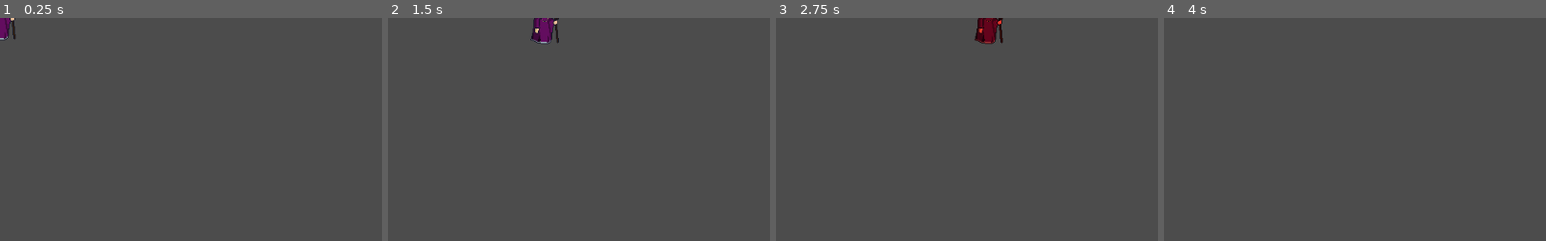
Above: before the commit, frames 1-4 (left to right).
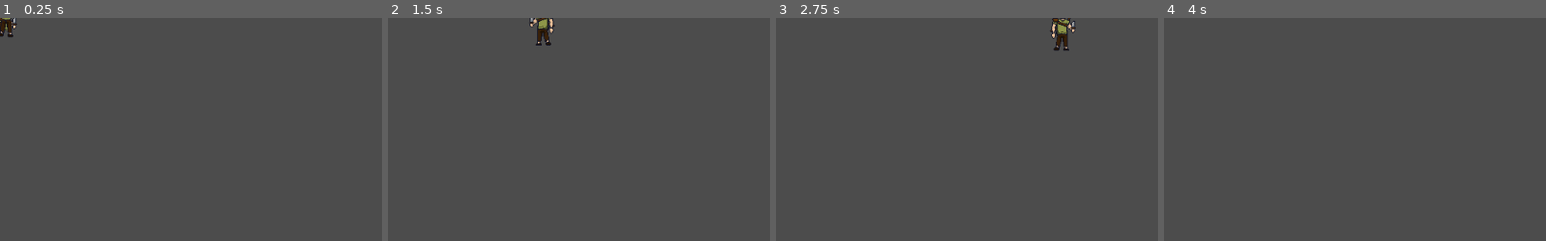
Above: after the commit, the same moments.

Repository: QuinD3cim/WeekGameJam
Game: Godot game, scene res://Scenes/Characters/Hero.tscn
The game is run twice, just before and just after one commit, with the same random seed, the same clock (stepped at 60 frames per second) and the same inputs. The project has no main scene, so this scene is started directly.
Inputs:
- Up to frame 1 (0.25 s): no input
- Up to frame 2 (1.5 s): tap Enter at 0.5 s; hold D (move_right) 0.53-1.28 s; hold L (roll) 0.53-1.28 s; hold S (move_down) from 1.28 s (still down); tap J (melee_attack) at 1.35 s
- Up to frame 3 (2.75 s): tap L (roll) at 1.55 s; release S (move_down) at 2.03 s; hold D (move_right) from 2.03 s (still down); hold L (roll) from 2.03 s (still down)
- Up to frame 4 (4 s): release D (move_right) at 2.78 s; release L (roll) at 2.78 s; hold W (move_up) 2.78-3.53 s; tap L (roll) at 2.85, 3.8 s; tap Space at 3.5 s; hold A (move_left) from 3.53 s (still down); hold J (melee_attack) from 3.53 s (still down)
The pictures show only the part of the screen within x 0-50%, y 0-50%; the shares and areas given below are measured in that part.

The runs differ from the first frame. In frame 1, 0.4% of the frame differs, in the area x 0-5%, y 0-10%; in frame 2, 0.7%; in frame 3, 1.3%, in the area x 52-79%, y 0-15%; in frame 4, nothing differs.

Commit message:
Animations set :coffin:

Diff:
--- a/Godot/Scenes/Characters/Hero.tscn
+++ b/Godot/Scenes/Characters/Hero.tscn
@@ -1,6 +1,6 @@
-[gd_scene load_steps=38 format=2]
-
-[ext_resource path="res://Art/CharSprites/Granny.png" type="Texture" id=1]
+[gd_scene load_steps=44 format=2]
+
+[ext_resource path="res://Art/Archer.png" type="Texture" id=1]
 [ext_resource path="res://Script/Characters/Hero.gd" type="Script" id=2]
 
 [sub_resource type="CapsuleShape2D" id=2]
@@ -9,6 +9,7 @@
 
 [sub_resource type="Animation" id=4]
 resource_name = "Attack_down"
+length = 0.6
 tracks/0/type = "value"
 tracks/0/path = NodePath("HitboxPivot:rotation_degrees")
 tracks/0/interp = 1
@@ -28,10 +29,10 @@
 tracks/1/imported = false
 tracks/1/enabled = true
 tracks/1/keys = {
-"times": PoolRealArray( 0.1, 0.9 ),
-"transitions": PoolRealArray( 1, 1 ),
-"update": 1,
-"values": [ false, true ]
+"times": PoolRealArray( 0, 0.1, 0.5 ),
+"transitions": PoolRealArray( 1, 1, 1 ),
+"update": 1,
+"values": [ true, false, true ]
 }
 tracks/2/type = "method"
 tracks/2/path = NodePath(".")
@@ -40,16 +41,53 @@
 tracks/2/imported = false
 tracks/2/enabled = true
 tracks/2/keys = {
-"times": PoolRealArray( 1 ),
+"times": PoolRealArray( 0.6 ),
 "transitions": PoolRealArray( 1 ),
 "values": [ {
 "args": [  ],
 "method": "animation_finished"
 } ]
 }
+tracks/3/type = "value"
+tracks/3/path = NodePath("Sprite:flip_h")
+tracks/3/interp = 1
+tracks/3/loop_wrap = true
+tracks/3/imported = false
+tracks/3/enabled = true
+tracks/3/keys = {
+"times": PoolRealArray( 0 ),
+"transitions": PoolRealArray( 1 ),
+"update": 1,
+"values": [ true ]
+}
+tracks/4/type = "value"
+tracks/4/path = NodePath("Sprite:position")
+tracks/4/interp = 1
+tracks/4/loop_wrap = true
+tracks/4/imported = false
+tracks/4/enabled = true
+tracks/4/keys = {
+"times": PoolRealArray( 0 ),
+"transitions": PoolRealArray( 1 ),
+"update": 0,
+"values": [ Vector2( -5, 0 ) ]
+}
+tracks/5/type = "value"
+tracks/5/path = NodePath("Sprite:frame")
+tracks/5/interp = 1
+tracks/5/loop_wrap = true
+tracks/5/imported = false
+tracks/5/enabled = true
+tracks/5/keys = {
+"times": PoolRealArray( 0, 0.1, 0.2, 0.3, 0.4, 0.5, 0.6 ),
+"transitions": PoolRealArray( 1, 1, 1, 1, 1, 1, 1 ),
+"update": 1,
+"values": [ 8, 9, 10, 11, 12, 9, 8 ]
+}
 
 [sub_resource type="Animation" id=5]
 resource_name = "Attack_left"
+length = 0.6
 tracks/0/type = "value"
 tracks/0/path = NodePath("HitboxPivot:rotation_degrees")
 tracks/0/interp = 1
@@ -69,10 +107,10 @@
 tracks/1/imported = false
 tracks/1/enabled = true
 tracks/1/keys = {
-"times": PoolRealArray( 0.1, 0.9 ),
-"transitions": PoolRealArray( 1, 1 ),
-"update": 1,
-"values": [ false, true ]
+"times": PoolRealArray( 0, 0.1, 0.5 ),
+"transitions": PoolRealArray( 1, 1, 1 ),
+"update": 1,
+"values": [ true, false, true ]
 }
 tracks/2/type = "method"
 tracks/2/path = NodePath(".")
@@ -81,16 +119,53 @@
 tracks/2/imported = false
 tracks/2/enabled = true
 tracks/2/keys = {
-"times": PoolRealArray( 1 ),
+"times": PoolRealArray( 0.6 ),
 "transitions": PoolRealArray( 1 ),
 "values": [ {
 "args": [  ],
 "method": "animation_finished"
 } ]
 }
+tracks/3/type = "value"
+tracks/3/path = NodePath("Sprite:position")
+tracks/3/interp = 1
+tracks/3/loop_wrap = true
+tracks/3/imported = false
+tracks/3/enabled = true
+tracks/3/keys = {
+"times": PoolRealArray( 0 ),
+"transitions": PoolRealArray( 1 ),
+"update": 0,
+"values": [ Vector2( -5, 0 ) ]
+}
+tracks/4/type = "value"
+tracks/4/path = NodePath("Sprite:flip_h")
+tracks/4/interp = 1
+tracks/4/loop_wrap = true
+tracks/4/imported = false
+tracks/4/enabled = true
+tracks/4/keys = {
+"times": PoolRealArray( 0 ),
+"transitions": PoolRealArray( 1 ),
+"update": 1,
+"values": [ true ]
+}
+tracks/5/type = "value"
+tracks/5/path = NodePath("Sprite:frame")
+tracks/5/interp = 1
+tracks/5/loop_wrap = true
+tracks/5/imported = false
+tracks/5/enabled = true
+tracks/5/keys = {
+"times": PoolRealArray( 0, 0.1, 0.2, 0.3, 0.4, 0.5, 0.6 ),
+"transitions": PoolRealArray( 1, 1, 1, 1, 1, 1, 1 ),
+"update": 1,
+"values": [ 8, 9, 10, 11, 12, 9, 8 ]
+}
 
 [sub_resource type="Animation" id=6]
 resource_name = "Attack_right"
+loop = true
 tracks/0/type = "value"
 tracks/0/path = NodePath("HitboxPivot:rotation_degrees")
 tracks/0/interp = 1
@@ -110,10 +185,10 @@
 tracks/1/imported = false
 tracks/1/enabled = true
 tracks/1/keys = {
-"times": PoolRealArray( 0.1, 0.9 ),
-"transitions": PoolRealArray( 1, 1 ),
-"update": 1,
-"values": [ false, true ]
+"times": PoolRealArray( 0, 0.1, 0.5 ),
+"transitions": PoolRealArray( 1, 1, 1 ),
+"update": 1,
+"values": [ true, false, true ]
 }
 tracks/2/type = "method"
 tracks/2/path = NodePath(".")
@@ -122,16 +197,53 @@
 tracks/2/imported = false
 tracks/2/enabled = true
 tracks/2/keys = {
-"times": PoolRealArray( 1 ),
+"times": PoolRealArray( 0.6 ),
 "transitions": PoolRealArray( 1 ),
 "values": [ {
 "args": [  ],
 "method": "animation_finished"
 } ]
 }
+tracks/3/type = "value"
+tracks/3/path = NodePath("Sprite:position")
+tracks/3/interp = 1
+tracks/3/loop_wrap = true
+tracks/3/imported = false
+tracks/3/enabled = true
+tracks/3/keys = {
+"times": PoolRealArray( 0 ),
+"transitions": PoolRealArray( 1 ),
+"update": 0,
+"values": [ Vector2( 5, 0 ) ]
+}
+tracks/4/type = "value"
+tracks/4/path = NodePath("Sprite:frame")
+tracks/4/interp = 1
+tracks/4/loop_wrap = true
+tracks/4/imported = false
+tracks/4/enabled = true
+tracks/4/keys = {
+"times": PoolRealArray( 0, 0.1, 0.2, 0.3, 0.4, 0.5, 0.6 ),
+"transitions": PoolRealArray( 1, 1, 1, 1, 1, 1, 1 ),
+"update": 1,
+"values": [ 8, 9, 10, 11, 12, 9, 8 ]
+}
+tracks/5/type = "value"
+tracks/5/path = NodePath("Sprite:flip_h")
+tracks/5/interp = 1
+tracks/5/loop_wrap = true
+tracks/5/imported = false
+tracks/5/enabled = true
+tracks/5/keys = {
+"times": PoolRealArray( 0 ),
+"transitions": PoolRealArray( 1 ),
+"update": 1,
+"values": [ false ]
+}
 
 [sub_resource type="Animation" id=7]
 resource_name = "Attack_up"
+length = 0.6
 tracks/0/type = "value"
 tracks/0/path = NodePath("HitboxPivot:rotation_degrees")
 tracks/0/interp = 1
@@ -151,10 +263,10 @@
 tracks/1/imported = false
 tracks/1/enabled = true
 tracks/1/keys = {
-"times": PoolRealArray( 0.1, 0.9 ),
-"transitions": PoolRealArray( 1, 1 ),
-"update": 1,
-"values": [ false, true ]
+"times": PoolRealArray( 0, 0.1, 0.5 ),
+"transitions": PoolRealArray( 1, 1, 1 ),
+"update": 1,
+"values": [ true, false, true ]
 }
 tracks/2/type = "method"
 tracks/2/path = NodePath(".")
@@ -163,17 +275,54 @@
 tracks/2/imported = false
 tracks/2/enabled = true
 tracks/2/keys = {
-"times": PoolRealArray( 1 ),
+"times": PoolRealArray( 0.6 ),
 "transitions": PoolRealArray( 1 ),
 "values": [ {
 "args": [  ],
 "method": "animation_finished"
 } ]
 }
+tracks/3/type = "value"
+tracks/3/path = NodePath("Sprite:position")
+tracks/3/interp = 1
+tracks/3/loop_wrap = true
+tracks/3/imported = false
+tracks/3/enabled = true
+tracks/3/keys = {
+"times": PoolRealArray( 0 ),
+"transitions": PoolRealArray( 1 ),
+"update": 0,
+"values": [ Vector2( 5, 0 ) ]
+}
+tracks/4/type = "value"
+tracks/4/path = NodePath("Sprite:flip_h")
+tracks/4/interp = 1
+tracks/4/loop_wrap = true
+tracks/4/imported = false
+tracks/4/enabled = true
+tracks/4/keys = {
+"times": PoolRealArray( 0 ),
+"transitions": PoolRealArray( 1 ),
+"update": 1,
+"values": [ false ]
+}
+tracks/5/type = "value"
+tracks/5/path = NodePath("Sprite:frame")
+tracks/5/interp = 1
+tracks/5/loop_wrap = true
+tracks/5/imported = false
+tracks/5/enabled = true
+tracks/5/keys = {
+"times": PoolRealArray( 0, 0.1, 0.2, 0.3, 0.4, 0.5, 0.6 ),
+"transitions": PoolRealArray( 1, 1, 1, 1, 1, 1, 1 ),
+"update": 1,
+"values": [ 8, 9, 10, 11, 12, 9, 13 ]
+}
 
 [sub_resource type="Animation" id=11]
 resource_name = "Idle_left"
-length = 0.001
+length = 0.1
+loop = true
 tracks/0/type = "value"
 tracks/0/path = NodePath("Sprite:rotation_degrees")
 tracks/0/interp = 1
@@ -196,12 +345,37 @@
 "times": PoolRealArray( 0 ),
 "transitions": PoolRealArray( 1 ),
 "update": 1,
-"values": [ false ]
+"values": [ true ]
+}
+tracks/2/type = "value"
+tracks/2/path = NodePath("Sprite:position")
+tracks/2/interp = 1
+tracks/2/loop_wrap = true
+tracks/2/imported = false
+tracks/2/enabled = true
+tracks/2/keys = {
+"times": PoolRealArray( 0 ),
+"transitions": PoolRealArray( 1 ),
+"update": 0,
+"values": [ Vector2( -5, 0 ) ]
+}
+tracks/3/type = "value"
+tracks/3/path = NodePath("HitboxPivot/Sword/SwordAttack:disabled")
+tracks/3/interp = 1
+tracks/3/loop_wrap = true
+tracks/3/imported = false
+tracks/3/enabled = true
+tracks/3/keys = {
+"times": PoolRealArray( 0 ),
+"transitions": PoolRealArray( 1 ),
+"update": 1,
+"values": [ true ]
 }
 
 [sub_resource type="Animation" id=26]
 resource_name = "Idle_right"
-length = 0.001
+length = 0.1
+loop = true
 tracks/0/type = "value"
 tracks/0/path = NodePath("Sprite:rotation_degrees")
 tracks/0/interp = 1
@@ -221,6 +395,30 @@
 tracks/1/imported = false
 tracks/1/enabled = true
 tracks/1/keys = {
+"times": PoolRealArray( 0 ),
+"transitions": PoolRealArray( 1 ),
+"update": 1,
+"values": [ false ]
+}
+tracks/2/type = "value"
+tracks/2/path = NodePath("Sprite:position")
+tracks/2/interp = 1
+tracks/2/loop_wrap = true
+tracks/2/imported = false
+tracks/2/enabled = true
+tracks/2/keys = {
+"times": PoolRealArray( 0 ),
+"transitions": PoolRealArray( 1 ),
+"update": 0,
+"values": [ Vector2( 5, 0 ) ]
+}
+tracks/3/type = "value"
+tracks/3/path = NodePath("HitboxPivot/Sword/SwordAttack:disabled")
+tracks/3/interp = 1
+tracks/3/loop_wrap = true
+tracks/3/imported = false
+tracks/3/enabled = true
+tracks/3/keys = {
 "times": PoolRealArray( 0 ),
 "transitions": PoolRealArray( 1 ),
 "update": 1,
@@ -253,7 +451,31 @@
 "times": PoolRealArray( 0 ),
 "transitions": PoolRealArray( 1 ),
 "update": 1,
-"values": [ false ]
+"values": [ true ]
+}
+tracks/2/type = "value"
+tracks/2/path = NodePath("Sprite:position")
+tracks/2/interp = 1
+tracks/2/loop_wrap = true
+tracks/2/imported = false
+tracks/2/enabled = true
+tracks/2/keys = {
+"times": PoolRealArray( 0 ),
+"transitions": PoolRealArray( 1 ),
+"update": 0,
+"values": [ Vector2( -5, 0 ) ]
+}
+tracks/3/type = "value"
+tracks/3/path = NodePath("HitboxPivot/Sword/SwordAttack:disabled")
+tracks/3/interp = 1
+tracks/3/loop_wrap = true
+tracks/3/imported = false
+tracks/3/enabled = true
+tracks/3/keys = {
+"times": PoolRealArray( 0 ),
+"transitions": PoolRealArray( 1 ),
+"update": 1,
+"values": [ true ]
 }
 
 [sub_resource type="Animation" id=27]
@@ -279,6 +501,30 @@
 tracks/1/imported = false
 tracks/1/enabled = true
 tracks/1/keys = {
+"times": PoolRealArray( 0 ),
+"transitions": PoolRealArray( 1 ),
+"update": 1,
+"values": [ false ]
+}
+tracks/2/type = "value"
+tracks/2/path = NodePath("Sprite:position")
+tracks/2/interp = 1
+tracks/2/loop_wrap = true
+tracks/2/imported = false
+tracks/2/enabled = true
+tracks/2/keys = {
+"times": PoolRealArray( 0 ),
+"transitions": PoolRealArray( 1 ),
+"update": 0,
+"values": [ Vector2( 5, 0 ) ]
+}
+tracks/3/type = "value"
+tracks/3/path = NodePath("HitboxPivot/Sword/SwordAttack:disabled")
+tracks/3/interp = 1
+tracks/3/loop_wrap = true
+tracks/3/imported = false
+tracks/3/enabled = true
+tracks/3/keys = {
 "times": PoolRealArray( 0 ),
 "transitions": PoolRealArray( 1 ),
 "update": 1,
@@ -359,10 +605,35 @@
 "update": 0,
 "values": [ true ]
 }
+tracks/6/type = "value"
+tracks/6/path = NodePath("Sprite:position")
+tracks/6/interp = 1
+tracks/6/loop_wrap = true
+tracks/6/imported = false
+tracks/6/enabled = true
+tracks/6/keys = {
+"times": PoolRealArray( 0 ),
+"transitions": PoolRealArray( 1 ),
+"update": 0,
+"values": [ Vector2( -10, 0 ) ]
+}
+tracks/7/type = "value"
+tracks/7/path = NodePath("Sprite:frame")
+tracks/7/interp = 1
+tracks/7/loop_wrap = true
+tracks/7/imported = false
+tracks/7/enabled = true
+tracks/7/keys = {
+"times": PoolRealArray( 0 ),
+"transitions": PoolRealArray( 1 ),
+"update": 0,
+"values": [ 16 ]
+}
 
 [sub_resource type="Animation" id=25]
 resource_name = "Roll_left"
 length = 0.7
+step = 0.07
 tracks/0/type = "value"
 tracks/0/path = NodePath("HitboxPivot/Sword/SwordAttack:disabled")
 tracks/0/interp = 1
@@ -423,12 +694,37 @@
 "times": PoolRealArray( 0 ),
 "transitions": PoolRealArray( 1 ),
 "update": 1,
-"values": [ false ]
-}
-
-[sub_resource type="Animation" id=28]
+"values": [ true ]
+}
+tracks/5/type = "value"
+tracks/5/path = NodePath("Sprite:position")
+tracks/5/interp = 1
+tracks/5/loop_wrap = true
+tracks/5/imported = false
+tracks/5/enabled = true
+tracks/5/keys = {
+"times": PoolRealArray( 0, 0.07, 0.63, 0.7 ),
+"transitions": PoolRealArray( 1, 1, 1, 1 ),
+"update": 0,
+"values": [ Vector2( -5, 0 ), Vector2( 0, 6 ), Vector2( 0, 6 ), Vector2( -5, 0 ) ]
+}
+tracks/6/type = "value"
+tracks/6/path = NodePath("Sprite:frame")
+tracks/6/interp = 1
+tracks/6/loop_wrap = true
+tracks/6/imported = false
+tracks/6/enabled = true
+tracks/6/keys = {
+"times": PoolRealArray( 0, 0.07, 0.14, 0.21, 0.28, 0.35, 0.42, 0.49, 0.56, 0.63 ),
+"transitions": PoolRealArray( 1, 1, 1, 1, 1, 1, 1, 1, 1, 1 ),
+"update": 1,
+"values": [ 15, 16, 17, 18, 19, 20, 21, 22, 23, 15 ]
+}
+
+[sub_resource type="Animation" id=65]
 resource_name = "Roll_right"
 length = 0.7
+step = 0.07
 tracks/0/type = "value"
 tracks/0/path = NodePath("HitboxPivot/Sword/SwordAttack:disabled")
 tracks/0/interp = 1
@@ -489,7 +785,31 @@
 "times": PoolRealArray( 0 ),
 "transitions": PoolRealArray( 1 ),
 "update": 1,
-"values": [ true ]
+"values": [ false ]
+}
+tracks/5/type = "value"
+tracks/5/path = NodePath("Sprite:position")
+tracks/5/interp = 1
+tracks/5/loop_wrap = true
+tracks/5/imported = false
+tracks/5/enabled = true
+tracks/5/keys = {
+"times": PoolRealArray( 0, 0.07, 0.63, 0.7 ),
+"transitions": PoolRealArray( 1, 1, 1, 1 ),
+"update": 0,
+"values": [ Vector2( 5, 0 ), Vector2( 0, 6 ), Vector2( 0, 6 ), Vector2( 5, 0 ) ]
+}
+tracks/6/type = "value"
+tracks/6/path = NodePath("Sprite:frame")
+tracks/6/interp = 1
+tracks/6/loop_wrap = true
+tracks/6/imported = false
+tracks/6/enabled = true
+tracks/6/keys = {
+"times": PoolRealArray( 0, 0.07, 0.14, 0.21, 0.28, 0.35, 0.42, 0.49, 0.56, 0.63 ),
+"transitions": PoolRealArray( 1, 1, 1, 1, 1, 1, 1, 1, 1, 1 ),
+"update": 1,
+"values": [ 15, 16, 17, 18, 19, 20, 21, 22, 23, 15 ]
 }
 
 [sub_resource type="AnimationNodeAnimation" id=13]
@@ -515,67 +835,100 @@
 blend_point_3/pos = Vector2( 0, -1 )
 blend_mode = 1
 
-[sub_resource type="AnimationNodeAnimation" id=29]
+[sub_resource type="AnimationNodeAnimation" id=50]
 animation = "Idle_left"
 
-[sub_resource type="AnimationNodeAnimation" id=30]
+[sub_resource type="AnimationNodeAnimation" id=51]
 animation = "Idle_right"
 
-[sub_resource type="AnimationNodeBlendSpace1D" id=31]
-blend_point_0/node = SubResource( 29 )
-blend_point_0/pos = -1.0
-blend_point_1/node = SubResource( 30 )
-blend_point_1/pos = 1.0
-
-[sub_resource type="AnimationNodeAnimation" id=32]
+[sub_resource type="AnimationNodeAnimation" id=52]
+animation = "Idle_right"
+
+[sub_resource type="AnimationNodeAnimation" id=53]
+animation = "Idle_left"
+
+[sub_resource type="AnimationNodeBlendSpace2D" id=54]
+blend_point_0/node = SubResource( 50 )
+blend_point_0/pos = Vector2( -1, 0 )
+blend_point_1/node = SubResource( 51 )
+blend_point_1/pos = Vector2( 0, 1 )
+blend_point_2/node = SubResource( 52 )
+blend_point_2/pos = Vector2( 1, 0 )
+blend_point_3/node = SubResource( 53 )
+blend_point_3/pos = Vector2( 0, -1 )
+blend_mode = 1
+
+[sub_resource type="AnimationNodeAnimation" id=55]
 animation = "Move_left"
 
-[sub_resource type="AnimationNodeAnimation" id=33]
+[sub_resource type="AnimationNodeAnimation" id=56]
+animation = "Move_left"
+
+[sub_resource type="AnimationNodeAnimation" id=57]
 animation = "Move_right"
 
-[sub_resource type="AnimationNodeBlendSpace1D" id=34]
-blend_point_0/node = SubResource( 32 )
-blend_point_0/pos = -1.0
-blend_point_1/node = SubResource( 33 )
-blend_point_1/pos = 1.0
-
-[sub_resource type="AnimationNodeAnimation" id=35]
+[sub_resource type="AnimationNodeAnimation" id=58]
+animation = "Move_right"
+
+[sub_resource type="AnimationNodeBlendSpace2D" id=44]
+blend_point_0/node = SubResource( 55 )
+blend_point_0/pos = Vector2( -1, 0 )
+blend_point_1/node = SubResource( 56 )
+blend_point_1/pos = Vector2( 0, 1 )
+blend_point_2/node = SubResource( 57 )
+blend_point_2/pos = Vector2( 1, 0 )
+blend_point_3/node = SubResource( 58 )
+blend_point_3/pos = Vector2( 0, -1 )
+blend_mode = 1
+
+[sub_resource type="AnimationNodeAnimation" id=45]
 animation = "Roll_left"
 
-[sub_resource type="AnimationNodeAnimation" id=36]
+[sub_resource type="AnimationNodeAnimation" id=46]
 animation = "Roll_right"
 
-[sub_resource type="AnimationNodeBlendSpace1D" id=37]
-blend_point_0/node = SubResource( 35 )
-blend_point_0/pos = -1.0
-blend_point_1/node = SubResource( 36 )
-blend_point_1/pos = 1.0
-
-[sub_resource type="AnimationNodeStateMachineTransition" id=38]
-
-[sub_resource type="AnimationNodeStateMachineTransition" id=39]
+[sub_resource type="AnimationNodeAnimation" id=47]
+animation = "Roll_right"
+
+[sub_resource type="AnimationNodeAnimation" id=48]
+animation = "Roll_left"
+
+[sub_resource type="AnimationNodeBlendSpace2D" id=49]
+blend_point_0/node = SubResource( 45 )
+blend_point_0/pos = Vector2( -1, 0 )
+blend_point_1/node = SubResource( 46 )
+blend_point_1/pos = Vector2( 1, 0 )
+blend_point_2/node = SubResource( 47 )
+blend_point_2/pos = Vector2( 0, 1 )
+blend_point_3/node = SubResource( 48 )
+blend_point_3/pos = Vector2( 0, -1 )
+blend_mode = 1
+
+[sub_resource type="AnimationNodeStateMachineTransition" id=59]
+
+[sub_resource type="AnimationNodeStateMachineTransition" id=60]
 switch_mode = 2
 
-[sub_resource type="AnimationNodeStateMachineTransition" id=40]
-
-[sub_resource type="AnimationNodeStateMachineTransition" id=41]
-
-[sub_resource type="AnimationNodeStateMachineTransition" id=42]
-
-[sub_resource type="AnimationNodeStateMachineTransition" id=43]
-switch_mode = 2
+[sub_resource type="AnimationNodeStateMachineTransition" id=61]
+switch_mode = 1
+
+[sub_resource type="AnimationNodeStateMachineTransition" id=62]
+
+[sub_resource type="AnimationNodeStateMachineTransition" id=63]
+
+[sub_resource type="AnimationNodeStateMachineTransition" id=64]
 
 [sub_resource type="AnimationNodeStateMachine" id=9]
 states/Attack/node = SubResource( 17 )
 states/Attack/position = Vector2( 449, 188 )
-states/Idle/node = SubResource( 31 )
+states/Idle/node = SubResource( 54 )
 states/Idle/position = Vector2( 449, 110 )
-states/Move/node = SubResource( 34 )
-states/Move/position = Vector2( 609, 110 )
-states/Roll/node = SubResource( 37 )
-states/Roll/position = Vector2( 449, 32 )
-transitions = [ "Idle", "Attack", SubResource( 38 ), "Attack", "Idle", SubResource( 39 ), "Idle", "Move", SubResource( 40 ), "Move", "Idle", SubResource( 41 ), "Idle", "Roll", SubResource( 42 ), "Roll", "Idle", SubResource( 43 ) ]
-graph_offset = Vector2( -54, -34 )
+states/Move/node = SubResource( 44 )
+states/Move/position = Vector2( 637, 110 )
+states/Roll/node = SubResource( 49 )
+states/Roll/position = Vector2( 449, 28 )
+transitions = [ "Idle", "Roll", SubResource( 59 ), "Roll", "Idle", SubResource( 60 ), "Attack", "Idle", SubResource( 61 ), "Idle", "Attack", SubResource( 62 ), "Idle", "Move", SubResource( 63 ), "Move", "Idle", SubResource( 64 ) ]
+graph_offset = Vector2( -55, 39 )
 
 [sub_resource type="AnimationNodeStateMachinePlayback" id=10]
 
@@ -590,8 +943,12 @@
 }
 
 [node name="Sprite" type="Sprite" parent="."]
+position = Vector2( -10, 0 )
 texture = ExtResource( 1 )
 flip_h = true
+hframes = 8
+vframes = 3
+frame = 16
 
 [node name="HeroCollision" type="CollisionShape2D" parent="."]
 shape = SubResource( 2 )
@@ -608,18 +965,17 @@
 anims/Move_right = SubResource( 27 )
 anims/RESET = SubResource( 8 )
 anims/Roll_left = SubResource( 25 )
-anims/Roll_right = SubResource( 28 )
+anims/Roll_right = SubResource( 65 )
 
 [node name="AnimationTree" type="AnimationTree" parent="."]
 tree_root = SubResource( 9 )
 anim_player = NodePath("../AnimationPlayer")
-active = true
 process_mode = 0
 parameters/playback = SubResource( 10 )
-parameters/Attack/blend_position = Vector2( -0.0396196, 0.179191 )
-parameters/Idle/blend_position = Vector2( -0.066561, 0.329897 )
-parameters/Move/blend_position = 0
-parameters/Roll/blend_position = 0
+parameters/Attack/blend_position = Vector2( 0, 0 )
+parameters/Idle/blend_position = Vector2( 0.335975, -0.327586 )
+parameters/Move/blend_position = Vector2( 0.353407, -0.456897 )
+parameters/Roll/blend_position = Vector2( 0, 0.801724 )
 
 [node name="HitboxPivot" type="Position2D" parent="."]
 rotation = 1.5708
--- a/Godot/Script/Characters/Hero.gd
+++ b/Godot/Script/Characters/Hero.gd
@@ -32,6 +32,7 @@
 	stats = State.currentStats
 	animationTree.active = true
 	stateMachine.start("Idle")
+	$HeroCollision.disabled = true
 
 func _physics_process(delta) -> void:
 	match playerState:
@@ -53,11 +54,11 @@
 	if input.length() != 0:
 		velocity += input*((stats.speed*15+100)/4)*delta
 		velocity = velocity.clamped((stats.speed*15+100)*delta)
-		animationTree.set("parameters/Idle/blend_position", input.x)
-		animationTree.set("parameters/Move/blend_position", input.x)
-		animationTree.set("parameters/Roll/blend_position", input.x)
+		stateMachine.travel("Move")
+		animationTree.set("parameters/Idle/blend_position", input)
+		animationTree.set("parameters/Move/blend_position", input)
+		animationTree.set("parameters/Roll/blend_position", input)
 		animationTree.set("parameters/Attack/blend_position", input)
-		stateMachine.travel("Move")
 		rollVector = input
 	else :
 		velocity = velocity.move_toward(Vector2.ZERO,((stats.speed*15+100)/4)*delta)
@@ -75,7 +76,6 @@
 	velocity = rollVector * (stats.speed*15+100) * 1.5 * delta
 	stateMachine.travel("Roll")
 	collider = move_and_collide(velocity)
-	print(stateMachine.get_current_node())
 
 func attack_state(delta) -> void:
 	velocity = Vector2.ZERO
@@ -83,5 +83,4 @@
 
 #When animation is finished
 func animation_finished() -> void:
-	print("finished")
 	playerState = MOVE
--- a/Godot/Script/global.gd
+++ b/Godot/Script/global.gd
@@ -19,3 +19,10 @@
 	"shoemakerLevel" : 1,                # Current shoemaker level
 	"herbalistLevel" : 1                 # Current herbalit level
 	}
+
+var villagersAlive = {
+	"currentHero" : "hero",
+	"hero" : 1,
+	"blacksmith" : 1,
+	"granny" : 1
+}
Binary file added: Godot/Art/Archer.png
Not shown, added: Godot/Art/Archer.png.import
Binary file added: Godot/Art/CharAttack/ArcherAttack.png
Not shown, added: Godot/Art/CharAttack/ArcherAttack.png.import
Binary file removed: Godot/Art/CharAttack/Granny.gif
Binary file added: Godot/Art/CharAttack/GrannyAttack.png
Not shown, added: Godot/Art/CharAttack/GrannyAttack.png.import
Binary file added: Godot/Art/CharAttack/HeroAttack.png
Not shown, added: Godot/Art/CharAttack/HeroAttack.png.import
Binary file removed: Godot/Art/CharAttack/SmithAttack.gif
Binary file added: Godot/Art/CharAttack/SmithAttack.png
Not shown, added: Godot/Art/CharAttack/SmithAttack.png.import
(and 17 more such lines)
